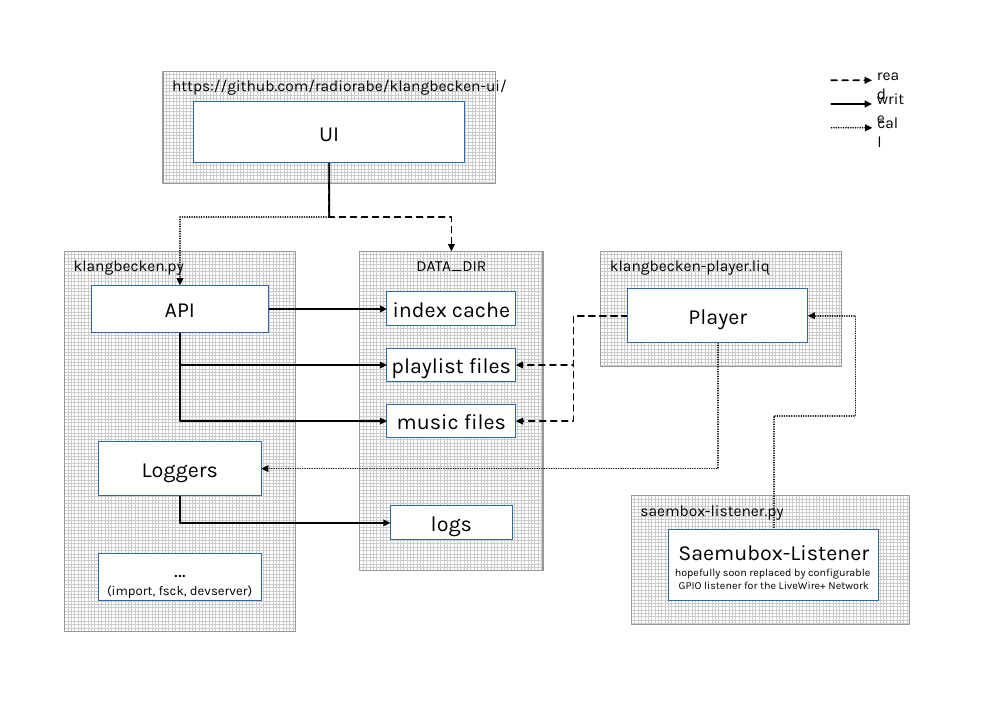
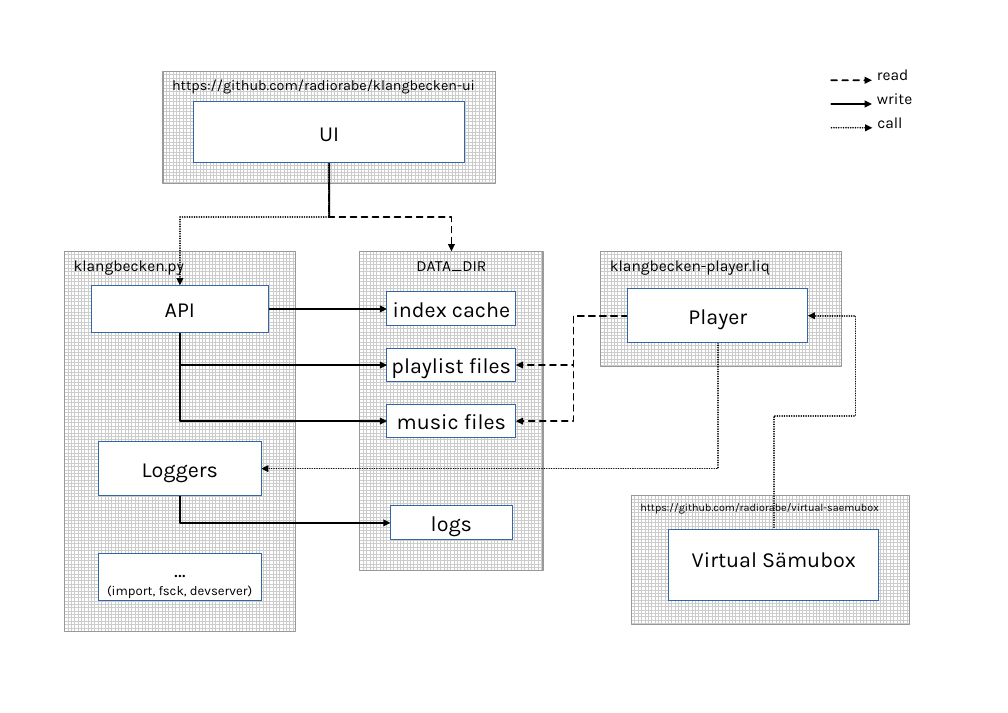
Before and after one commit to radiorabe/klangbecken, a slide deck: slide 1 of doc/system-overview.odp. Drawn at 1008x713 pixels with LibreOffice and Linux fonts; fonts in the diff are those of the drawing. Boxes give left, top, right and bottom in pixels: in the first picture for what was removed or moved away, otherwise in the second. Text is boxed around its words. In the diff, an @@ line names an element or a change of style, - is before the commit and + after.

Commit message:
:recycle: remove saemubox-* as it was replaced by https://github.com/radiorabe/virtual-saemubox

```diff
--- a/doc/system-overview.odp
+++ b/doc/system-overview.odp
@@ text in rectangle at bbox=[172, 77, 475, 95]: text changed; size 13 to 12 pt @@
-https://github.com/radiorabe/klangbecken-ui/
+https://github.com/radiorabe/klangbecken-ui
@@ text "write" rewrapped from bbox=[868, 85, 918, 116] to bbox=[877, 93, 912, 104] @@
@@ text "read" rewrapped from bbox=[868, 61, 914, 92] to bbox=[877, 69, 908, 80] @@
@@ text "call" rewrapped from bbox=[869, 109, 908, 140] to bbox=[877, 117, 902, 128] @@
@@ text in rectangle at bbox=[640, 501, 878, 514]: text changed; size 13 to 9 pt @@
-saembox-listener.py
+https://github.com/radiorabe/virtual-saemubox
@@ text in rectangle at bbox=[692, 552, 856, 568]: text changed; size 9 to 18 pt @@
-Saemubox-Listener
-hopefully soon replaced by configurable
-GPIO listener for the LiveWire+ Network
+Virtual Sämubox
```
Also in this commit, not shown: 5 other files.
